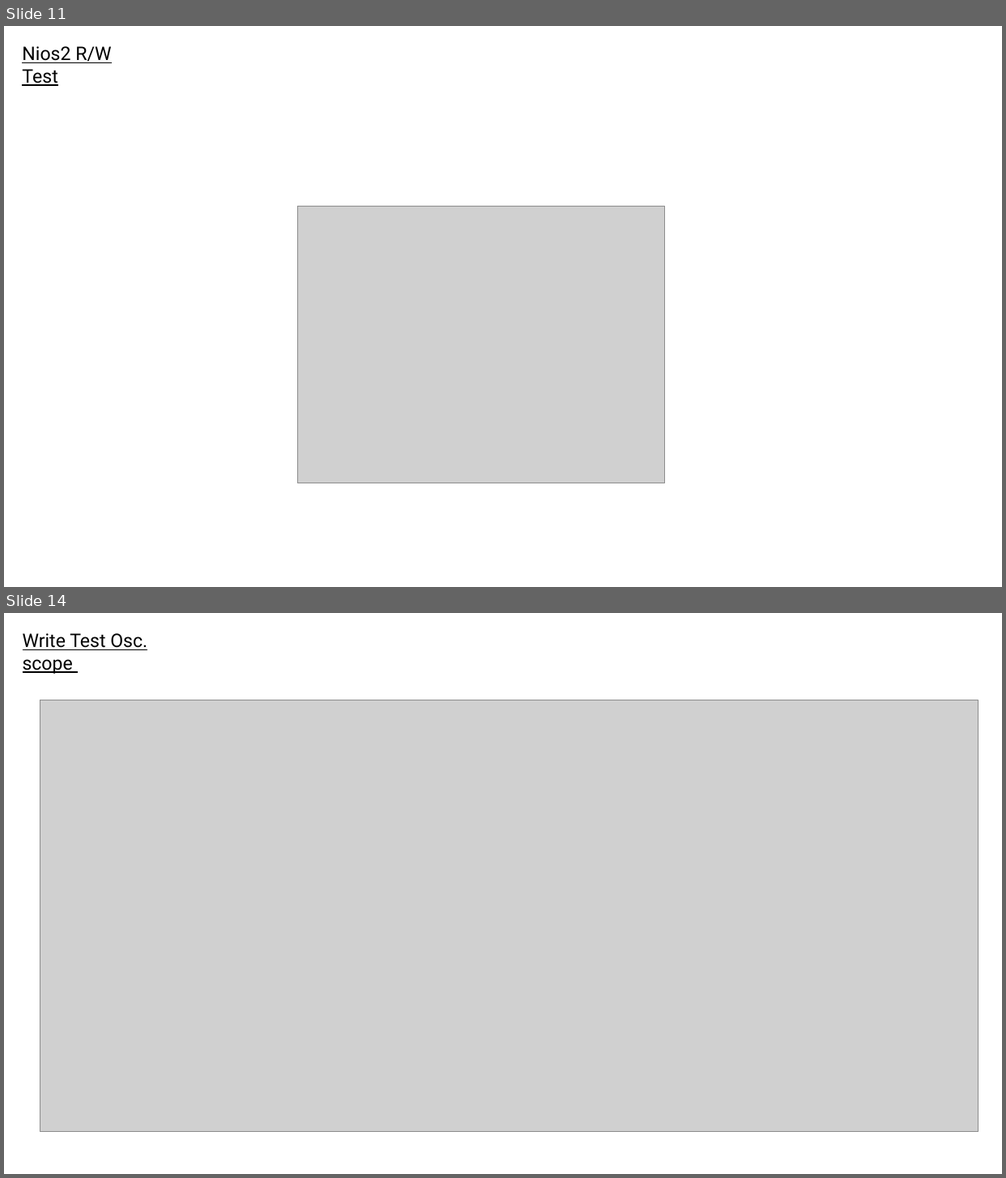
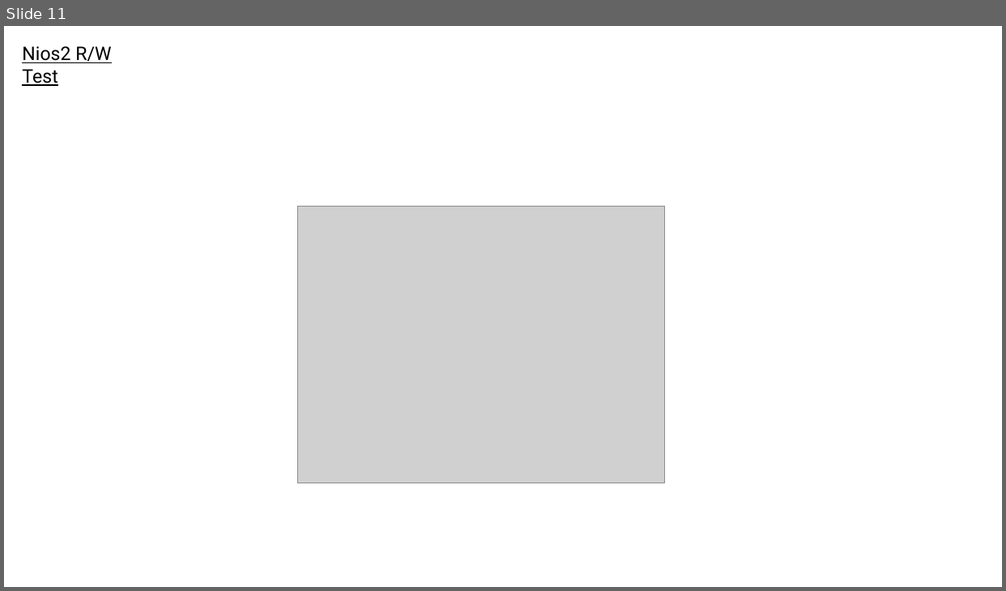
Before and after one commit to adamShiau/adamShiau_FPGA, a slide deck: intel_IP/IRIS/HW_IP/Interface/I2C/V1/I2C_ADXL357.pptx. Shown one above the other, each under a label of ours: slides 11 and 14 before the commit, slide 11 after it; the slides between them are not shown. The pictures are 1006x1178 and 1006x591 pixels, drawn with LibreOffice and Linux fonts; fonts in the diff are those of the drawing; grey boxes stand for pictures. Boxes give left, top, right and bottom in pixels: in the first picture for what was removed or moved away, otherwise in the second. Text is boxed around its words. In the diff, an @@ line names an element or a change of style, - is before the commit and + after.

```diff
--- a/intel_IP/IRIS/HW_IP/Interface/I2C/V1/I2C_ADXL357.pptx
+++ b/intel_IP/IRIS/HW_IP/Interface/I2C/V1/I2C_ADXL357.pptx
@@ slide 14 removed at <box>4,613,1002,1174</box>, background #FFFFFF @@
@@ text removed at <box>23,633,147,674</box> @@
-Write Test Osc. scope
@@ picture removed at <box>40,700,978,1131</box> @@
```
Also in this commit, not shown: 12 slides added, 5 other slides removed, 20 other files.
